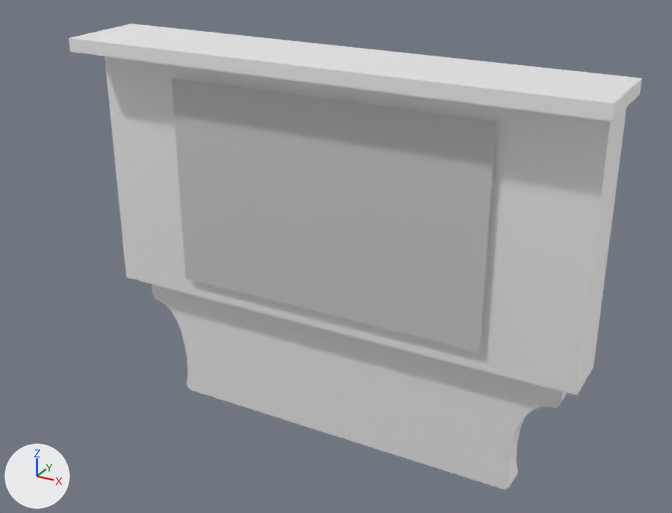
Renders of the OBJ model src/assets/models/beforeConclu/affiche3.obj from each side of a commit.
One viewpoint serves both versions: a camera (50 mm lens) standing at (638.0, -1130.0, 908.0) and looking at (-1.0, 33.0, 326.0). The axes (+X, +Y, +Z) are drawn at lower left. The lights are the same throughout. Where no turn or scale is listed for an object, it has been applied to the vertices.

Names of what the first picture shows: 'Couvercle_2', 'Cube', 'Cube.1', 'Extrusion', 'affiche3'.
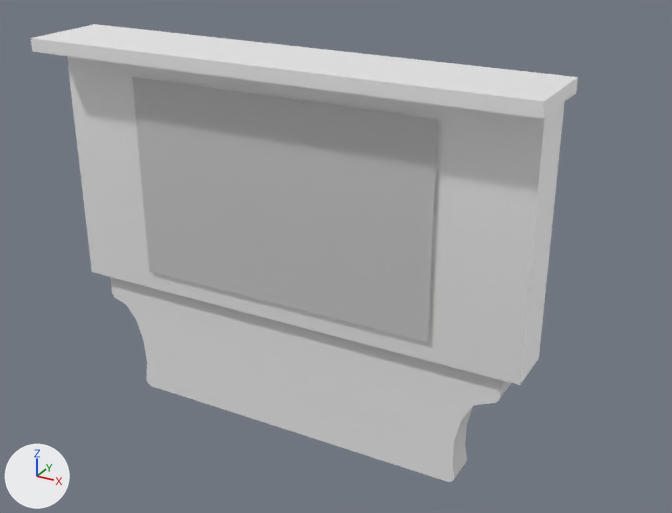
The change, as a list of edits to the scene's bpy script:
```text
Add mat_default:
    mat_default = principled_material('default')
    mat_default.base_color = (0.8, 0.8, 0.8)  # white #e7e7e7
    mat_default.roughness = 1.0
Change me_affiche3:
    where me_affiche3.from_pydata(...)  # 4 vertices, 1 face; spans x -259.0..259.0, y -17.0, z 251.0..588.0
    used by ob_affiche3; location = (0.0, 0.0, 0.0)
    me_affiche3 part 1: the whole mesh is moved by (-82.0, 5.0, -8.0)
Change me_couvercle_1:
    used by ob_couvercle_1; location = (0.0, 0.0, 0.0)
    remove me_couvercle_1.from_pydata(...)  # 113 vertices, 1 face; spans x -371.0..371.0, y 62.0, z 0.0..221.0
    remove me_couvercle_1.materials.append(mat_mat)  # white #ffffff
    add me_couvercle_1.from_pydata(...)  # 91 vertices, 89 faces; spans x -450.0..286.0, y 8.0, z -5.0..211.0
    me_couvercle_1 part 2: 113 vertices removed from x -371.0..371.0, y 62.0, z 0.0..221.0; 91 vertices added at x -450.0..286.0, y 8.0, z -5.0..211.0
    me_couvercle_1 part 3: the surface is now shaded flat
    add me_couvercle_1.materials.append(mat_default)  # white #e7e7e7
Change me_couvercle_2:
    used by ob_couvercle_2; location = (0.0, 0.0, 0.0)
    remove me_couvercle_2.from_pydata(...)  # 113 vertices, 1 face; spans x -371.0..371.0, y 25.0, z 0.0..221.0
    remove me_couvercle_2.materials.append(mat_mat)  # white #ffffff
    add me_couvercle_2.from_pydata(...)  # 91 vertices, 89 faces; spans x -450.0..286.0, y 61.0, z -5.0..211.0
    me_couvercle_2 part 4: 113 vertices removed from x -371.0..371.0, y 25.0, z 0.0..221.0; 91 vertices added at x -450.0..286.0, y 61.0, z -5.0..211.0
    me_couvercle_2 part 5: the surface is now shaded flat
    add me_couvercle_2.materials.append(mat_default)  # white #e7e7e7
Change me_cube:
    where me_cube.from_pydata(...)  # 8 vertices, 6 faces; spans x -413.0..413.0, y -65.0..80.0, z 620.0..641.0
    used by ob_cube; location = (0.0, 0.0, 0.0)
    me_cube part 6: the whole mesh is moved by (-81.0, 0.0, -8.0)
Change me_cube_1:
    where me_cube_1.from_pydata(...)  # 8 vertices, 6 faces; spans x -399.0..399.0, y -7.0..81.0, z 217.0..631.0
    used by ob_cube_1; location = (0.0, 0.0, 0.0)
    me_cube_1 part 7: the whole mesh is moved by (-81.0, 0.0, -8.0)
Add me_peau:
    me_peau.from_pydata(...)  # 273 vertices, 182 faces; spans x -450.0..286.0, y 8.0..61.0, z -5.0..211.0
    me_peau.materials.append(mat_default)  # white #e7e7e7
Remove ob_extrusion:
    ob_extrusion = bpy.data.objects.new('Extrusion', me_extrusion)
    ob_extrusion.location = (0.0, 0.0, 0.0)
Add ob_peau:
    ob_peau = bpy.data.objects.new('Peau', me_peau)
    ob_peau.location = (0.0, 0.0, 0.0)
```

Where the change shows, as pixel boxes (x1, y1, x2, y2) in the pictures (672 x 513 px; the box of a moved part takes in the faces that stretch with it):
'Cube.1', mesh moved: before (105, 56, 627, 395); after (67, 56, 565, 385)
'affiche3', mesh moved: before (171, 78, 496, 353); after (132, 77, 438, 342)
'Couvercle_2', reshaped (not visible afterwards): before (151, 284, 562, 489)
'Couvercle_1', reshaped (not visible before): after (110, 277, 501, 482)
'Cube', mesh moved: before (69, 24, 642, 121); after (31, 24, 578, 119)
'Peau', added: after (452, 380, 511, 479)
'Extrusion', deleted: before (508, 392, 567, 485)
part 2 of me_couvercle_1, moved or reshaped (not visible before): after (110, 277, 501, 482)
part 4 of me_couvercle_2, moved or reshaped (not visible afterwards): before (151, 284, 562, 489)
